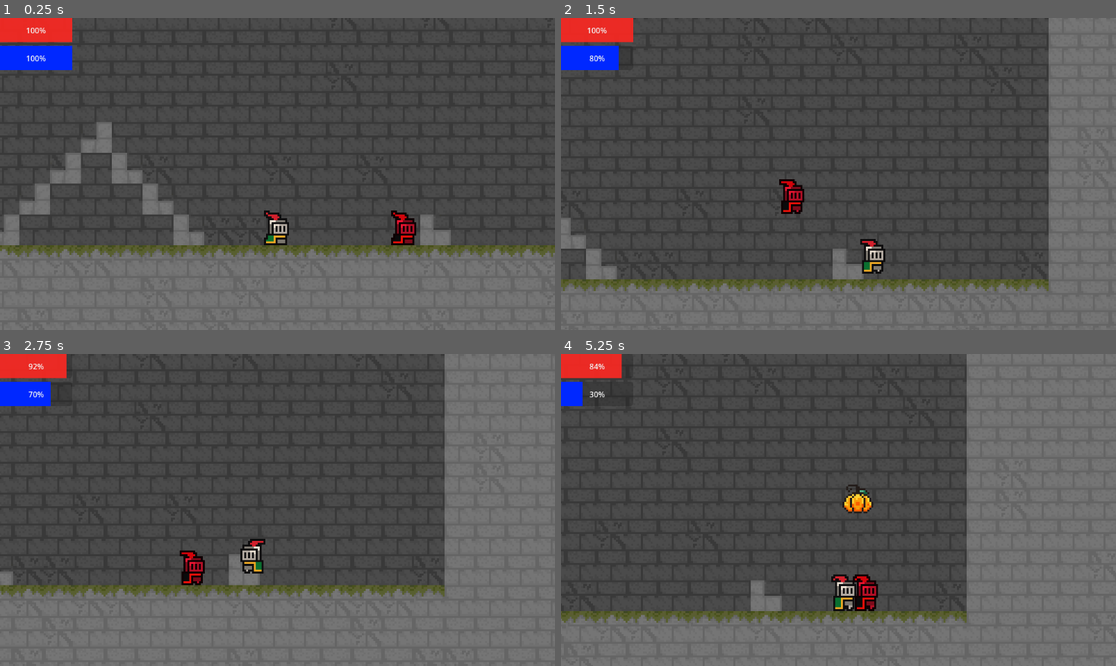
Above: before the commit, frames 1-4 (two rows, left to right).
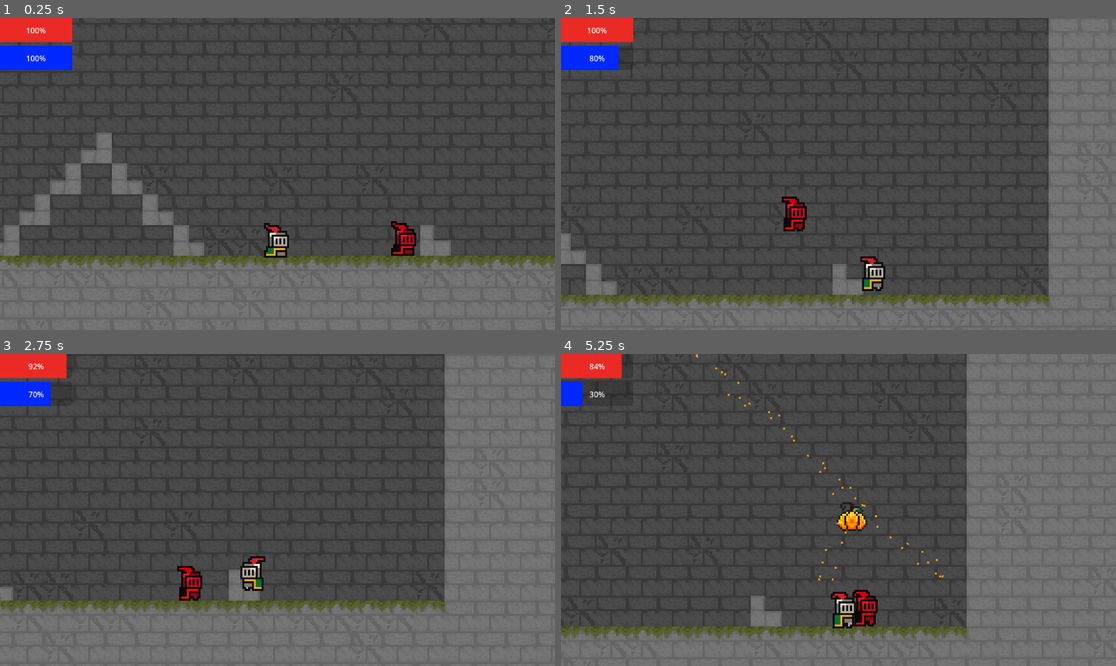
Above: after the commit, the same moments.

Repository: benjaminCloyd/gait_project
Game: Godot game, scene res://scenes/Main.tscn
The game is run twice, just before and just after one commit, with the same random seed, the same clock (stepped at 60 frames per second) and the same inputs.
Inputs (mouse positions are in pixels of both pictures, inside the frame that each line leads up to):
- Up to frame 1 (0.25 s): no input
- Up to frame 2 (1.5 s): move the mouse to (960, 158) at 0.52 s; hold D (move_Right) from 0.53 s (still down); click (960, 158) at 0.6 s; tap Space (move_jump) at 0.77 s; move the mouse to (727, 189) at 1.27 s; click (727, 189) at 1.35 s
- Up to frame 3 (2.75 s): tap Space (move_jump) at 1.52 s; move the mouse to (333, 441) at 2.02 s; release D (move_Right) at 2.03 s; hold A (move_Left) from 2.03 s (still down); click (333, 441) at 2.1 s
- Up to frame 4 (5.25 s): move the mouse to (810, 572) at 2.77 s; release A (move_Left) at 2.78 s; hold D (move_Right) 2.78-4.28 s; click (810, 572) at 2.85 s; tap Space (move_jump) at 3.02, 3.77, 4.52 s; move the mouse to (1005, 556) at 3.52 s; click (1005, 556) at 3.6 s; move the mouse to (672, 463) at 4.27 s; hold A (move_Left) 4.28-5.03 s; click (672, 463) at 4.35 s; move the mouse to (866, 510) at 5.02 s; hold D (move_Right) from 5.03 s (still down); click (866, 510) at 5.1 s

The runs differ from the first frame. In frame 1, 8.6% of the frame differs, in the area x 0-100%, y 33-80%; in frame 2, 7.9%; in frame 3, 6.5%; in frame 4, 6.8%.

Commit message:
added particle trail

Diff:
--- a/scenes/Player.tscn
+++ b/scenes/Player.tscn
@@ -46,15 +46,15 @@
 script = ExtResource("1_cx0t2")
 
 [node name="AnimatedSprite2D" type="AnimatedSprite2D" parent="."]
-position = Vector2(1, -12)
+position = Vector2(1, -3)
 sprite_frames = SubResource("SpriteFrames_idac6")
 animation = &"Idle"
 autoplay = "Idle"
 frame_progress = 0.365964
 
 [node name="CollisionShape2D" type="CollisionShape2D" parent="."]
-position = Vector2(1, -5)
+position = Vector2(1, 3)
 shape = SubResource("CircleShape2D_fmj5k")
 
 [node name="Wand" type="Node2D" parent="."]
-position = Vector2(0, -16)
+position = Vector2(0, -5)
--- a/scenes/TempProjectile.tscn
+++ b/scenes/TempProjectile.tscn
@@ -17,3 +17,18 @@
 [node name="CollisionShape2D" type="CollisionShape2D" parent="."]
 position = Vector2(0.5, 1)
 shape = SubResource("RectangleShape2D_e4qt0")
+
+[node name="CPUParticles2D" type="CPUParticles2D" parent="."]
+rotation = -3.1415927
+amount = 64
+emission_shape = 1
+emission_sphere_radius = 5.78
+gravity = Vector2(0, 0)
+initial_velocity_max = 10.0
+linear_accel_min = -26.8
+linear_accel_max = 3.09
+angle_min = -90.0
+angle_max = -81.0
+color = Color(0.9764706, 0.6117647, 0.050980393, 1)
+hue_variation_min = -0.54
+hue_variation_max = 0.89
Not shown, changed: .DS_Store
